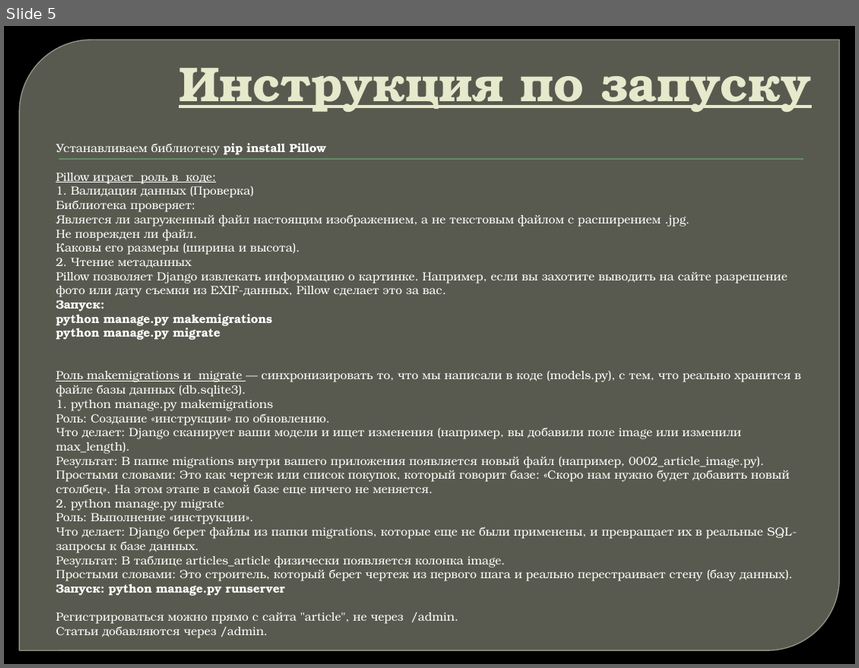
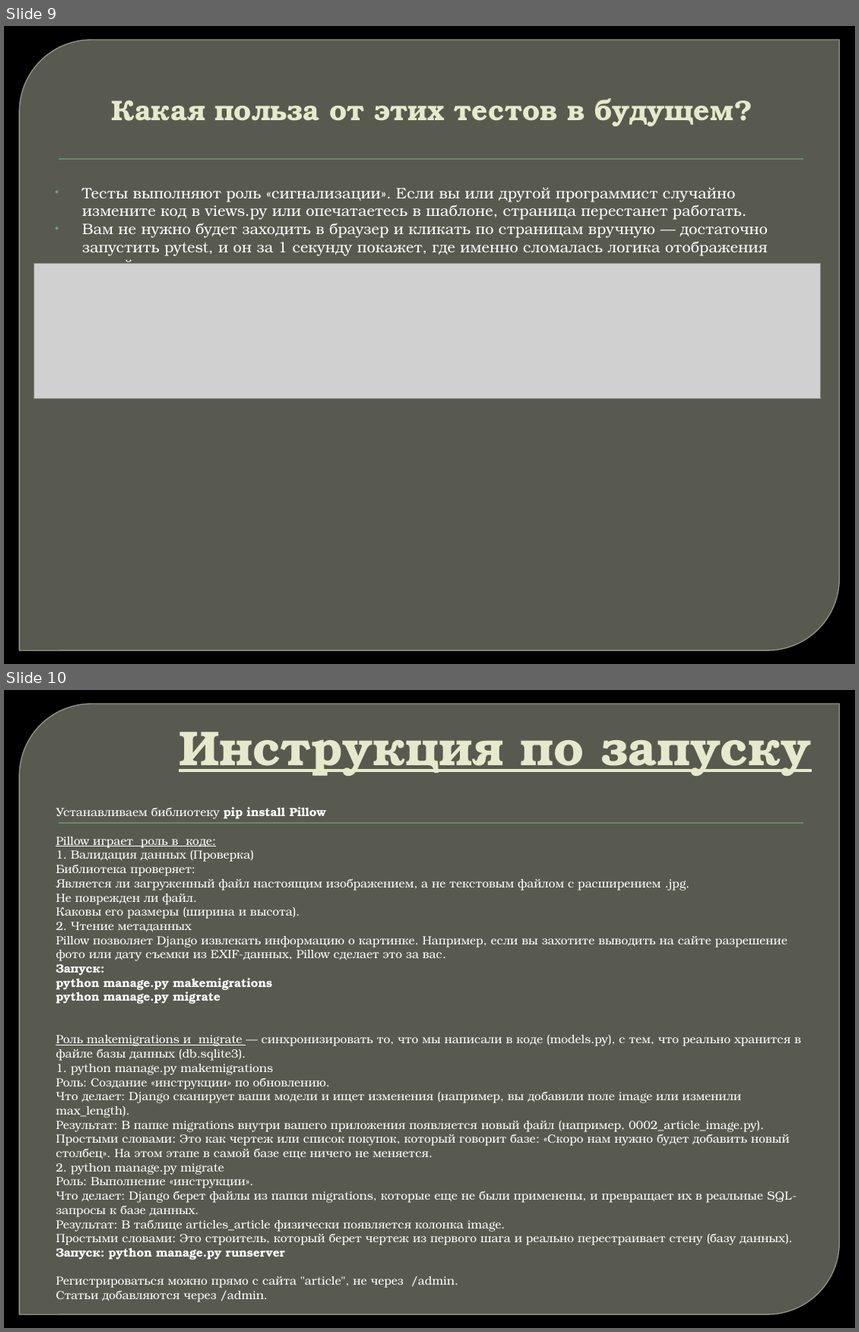
Before and after one commit to serg-12-ctrl/mini-------, a slide deck: Новостной портал.pptx. Shown one above the other, each under a label of ours: slide 5 before the commit, slides 9 and 10 after it. The pictures are 859x668 and 859x1332 pixels, drawn with LibreOffice and Linux fonts; fonts in the diff are those of the drawing; grey boxes stand for pictures; background and template pictures are left out. Boxes give left, top, right and bottom in pixels: in the first picture for what was removed or moved away, otherwise in the second. Text is boxed around its words. In the diff, an @@ line names an element or a change of style, - is before the commit and + after.

Commit message:
pytest в презентации

```diff
--- a/Новостной портал.pptx
+++ b/Новостной портал.pptx
@@ slide 9 added at box(4, 26, 855, 664), background picture (left out); not listed: 2 template elements that a slide beside it also shows @@
@@ title added at box(111, 98, 734, 126), 24 pt, text #E7EACB, bold @@
+Какая польза от этих тестов в будущем?
@@ text added at box(82, 187, 768, 264), 12.8 pt, text #FFFFFF @@
+• Тесты выполняют роль «сигнализации». Если вы или другой программист случайно измените код в views.py или опечатаетесь в шаблоне, страница перестанет работать.
+• Вам не нужно будет заходить в браузер и кликать по страницам вручную — достаточно запустить pytest, и он за 1 секунду покажет, где именно сломалась логика отображения статей.
@@ picture added at box(34, 263, 820, 399) @@
@@ what was slide 5 is now slide 10 @@
```
Also in this commit, not shown: 2 slides changed, 5 other slides added, 1 slide removed, 2 other files.
